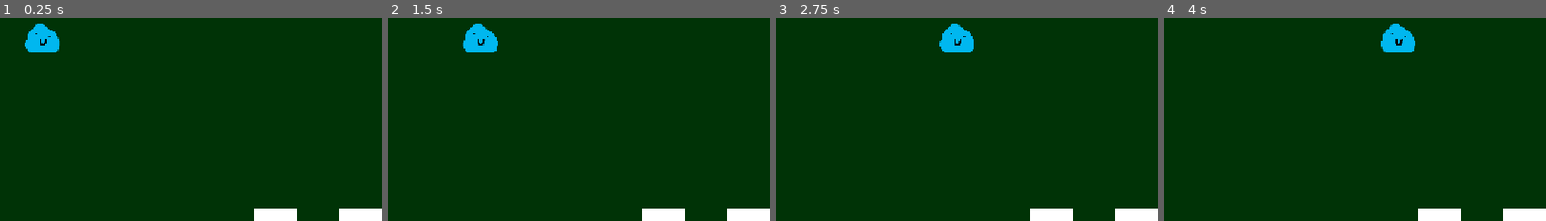
Above: before the commit, frames 1-4 (left to right).
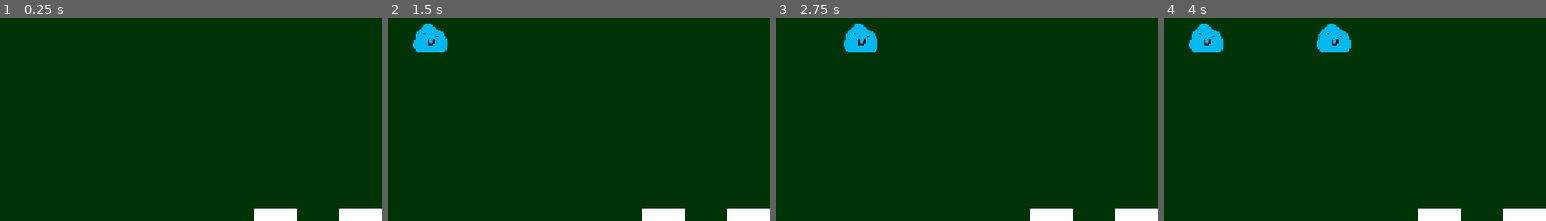
Above: after the commit, the same moments.

Repository: PeanutPiglet/SlimeTiming
Game: Godot game, scene res://levels/level0.tscn
Same seed, same stepped clock (60 frames per second), same inputs: the game is played once before the commit and once after it.
Inputs:
- Up to frame 1 (0.25 s): no input
- Up to frame 2 (1.5 s): tap Enter at 0.5 s; hold Right (ui_right) 0.53-1.28 s; hold Left (ui_left) from 1.28 s (still down)
- Up to frame 3 (2.75 s): tap Space at 2 s; release Left (ui_left) at 2.03 s; hold Right (ui_right) from 2.03 s (still down)
- Up to frame 4 (4 s): release Right (ui_right) at 3.53 s; hold Left (ui_left) from 3.53 s (still down)
The pictures show only the part of the screen within x 0-50%, y 0-50%; the shares and areas given below are measured in that part.

The runs differ from the first frame. In frame 1, 1.0% of the frame differs, in the area x 6-16%, y 2-17%; in frame 2, 2.0%; in frame 3, 2.0%; in frame 4, 3.0%, in the area x 6-66%, y 2-17%.

Commit message:
feat: spawn troop with left arrow

Diff:
--- a/levels/level.gd
+++ b/levels/level.gd
@@ -1,20 +1,34 @@
 extends Node2D
 
+@export var beattime = 0.75
+
+const TROOP_SCENE = preload("res://troops/troop.tscn")
 
 # Called when the node enters the scene tree for the first time.
+var troop_list: Node2D
 func _ready():
+	#timer
 	var timer = Timer.new()
-	timer.wait_time = 2
+	timer.wait_time = beattime
 	timer.one_shot = false
 	timer.autostart = true
 	timer.timeout.connect(_on_timer_timeout)
 	add_child(timer)
 
+	troop_list = Node2D.new()
+	add_child(troop_list)
 
 # Called every frame. 'delta' is the elapsed time since the previous frame.
-func _process(delta):
-	pass
+func _process(_delta):
+	if Input.is_action_just_pressed("ui_left"):
+		spawn()
+
+func spawn():
+	var t = TROOP_SCENE.instantiate()
+	t.global_position = Vector2(64,64)
+	troop_list.add_child(t)
 
 func _on_timer_timeout():
 	print(1)
-	$troop.something()
+	for t in troop_list.get_children():
+		t.move()
--- a/levels/level0.tscn
+++ b/levels/level0.tscn
@@ -1,15 +1,11 @@
 [gd_scene format=4 uid="uid://cnt3d5gfy8yp0"]
 
 [ext_resource type="Script" uid="uid://d1f2qo6m5k8js" path="res://levels/level.gd" id="1_7sc02"]
-[ext_resource type="PackedScene" uid="uid://beq1dbn4nc4kr" path="res://troops/troop.tscn" id="1_h6fn6"]
 [ext_resource type="PackedScene" uid="uid://b1rxcvtae7ibo" path="res://grid.tscn" id="2_4lkc1"]
 
 [node name="Level0" type="Node2D" unique_id=1507277628]
 script = ExtResource("1_7sc02")
 
-[node name="troop" parent="." unique_id=1447375838 instance=ExtResource("1_h6fn6")]
-position = Vector2(64, 64)
-
 [node name="Grid" parent="." unique_id=1628908688 instance=ExtResource("2_4lkc1")]
 z_index = -1000
 tile_map_data = PackedByteArray("AAAAAAAAAQAAAAAAAAAAAAEAAQAAAAAAAAAAAAIAAQAAAAAAAAAAAAMAAQAAAAAAAAAAAAQAAQAAAAAAAAABAA …(2800 unchanged characters)…
--- a/troop.gd
+++ b/troop.gd
@@ -1,15 +1,18 @@
 extends Node2D
 
-
+var moveable = false
 # Called when the node enters the scene tree for the first time.
 func _ready():
-	pass # Replace with function body.
+	#slight delay before can move
+	await get_tree().create_timer(0.25).timeout
+	moveable = true
 
 
 # Called every frame. 'delta' is the elapsed time since the previous frame.
-func _process(delta):
-	if Input.is_action_pressed("ui_right"):
-		position.x += 100*delta
+func _process(_delta):
+	pass
 
-func something():
-	position.x += 64
+
+func move():
+	if moveable:
+		position.x += 64
--- a/troops/troop.tscn
+++ b/troops/troop.tscn
@@ -18,6 +18,5 @@
 script = ExtResource("1_5kdfg")
 
 [node name="AnimatedSprite2D" type="AnimatedSprite2D" parent="." unique_id=1995517838]
-position = Vector2(2.3841858e-07, 2.3841858e-07)
 scale = Vector2(0.5, 0.5)
 sprite_frames = SubResource("SpriteFrames_hkp47")
